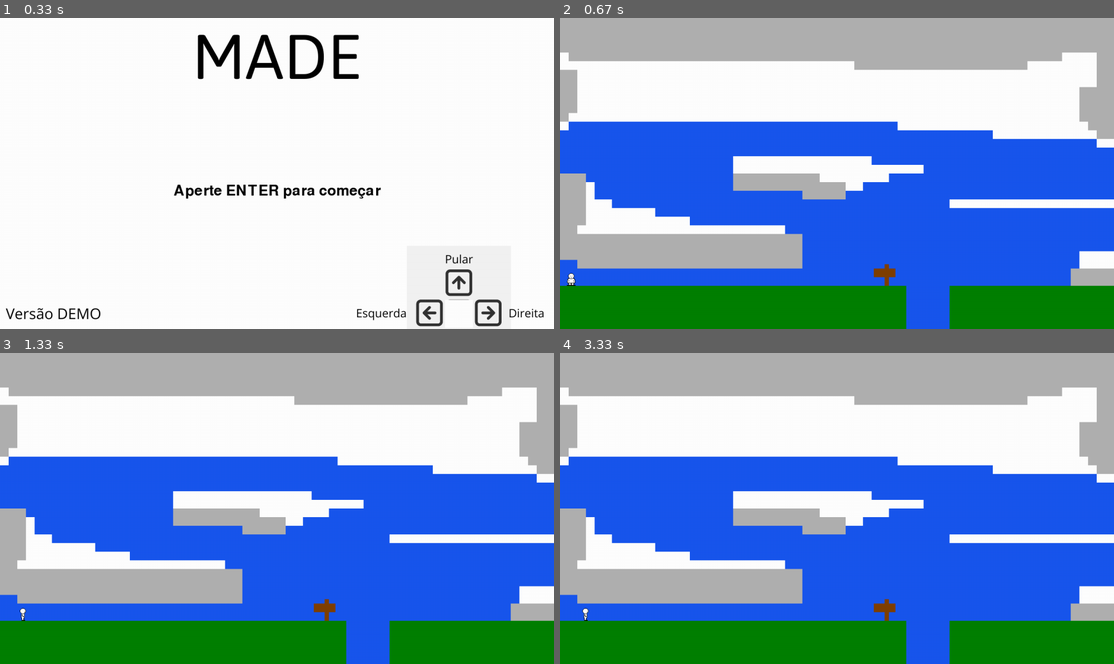
Above: before the commit, frames 1-4 (two rows, left to right).
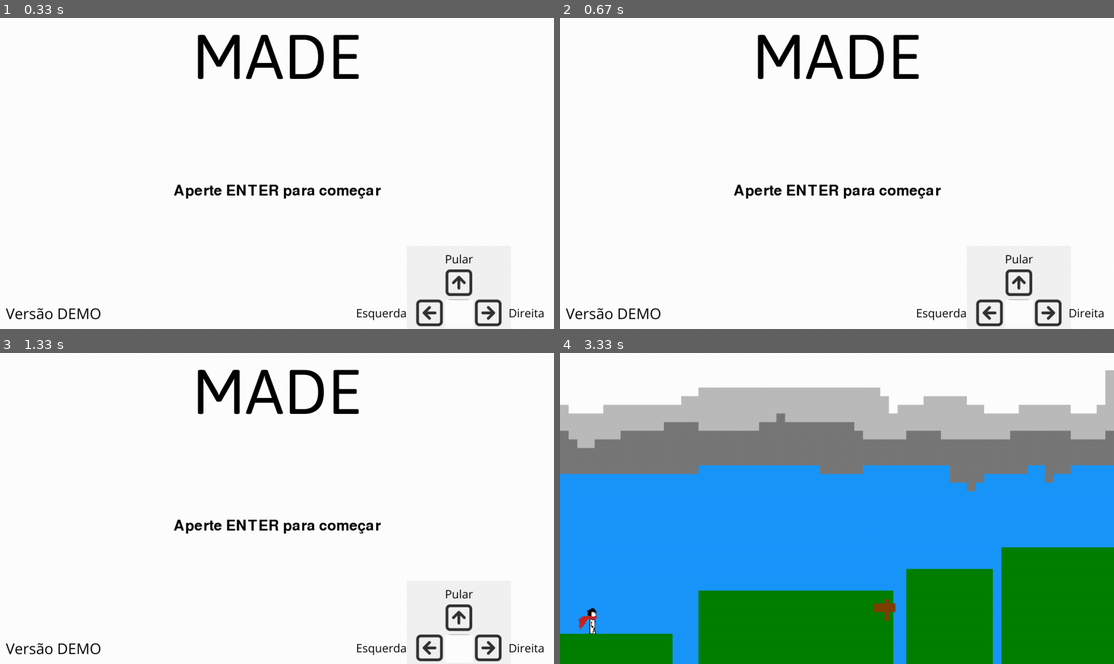
Above: after the commit, the same moments.

Repository: NicoMartins2/MADE-pygame
Game: pygame game, started from main.py
Same seed, same stepped clock (60 frames per second), same inputs: the game is played once before the commit and once after it.
Inputs:
- Up to frame 1 (0.33 s): no input
- Up to frame 2 (0.67 s): tap Enter at 0.33 s
- Up to frame 3 (1.33 s): hold Right from 1.17 s (still down)
- Up to frame 4 (3.33 s): release Right at 1.63 s; hold Left 1.67-2.2 s; hold Up 2.67-3.03 s; hold Right from 3.07 s (still down)

Frame 1 is identical in both runs. In frame 2, 76% of the frame differs, in the area x 0-100%, y 0-100%; in frame 3, 76%; in frame 4, 85%.

Commit message:
added level 3 wind audio + level 3 platforms

Diff:
--- a/code/Game.py
+++ b/code/Game.py
@@ -32,14 +32,14 @@
                 #msg2 = Level(self.window, 'msg2', time_sec=6)
                 #msg2.run()
                 # level2
-                level2 = Level(self.window, 'Level2')
-                level2_result = level2.run()
+                #level2 = Level(self.window, 'Level2')
+                #level2_result = level2.run()
+                # level3
+                #if level2_result is False: # ao cair no buraco, volta para o menu
+                #    continue
                 # msg4
-                msg4 = Level(self.window, 'msg4', time_sec=6)
-                msg4.run()
-                # level3
-                if level2_result is False: # ao cair no buraco, volta para o menu
-                    continue
+                #msg4 = Level(self.window, 'msg4', time_sec=6)
+                #msg4.run()
                 level3 = Level(self.window, 'Level3')
                 level3.run()
             else:
--- a/code/Level.py
+++ b/code/Level.py
@@ -45,10 +45,6 @@
             self.entity_list.append(player)
 
     def run(self):
-        if(self.name == 'Level3'):
-            pygame.mixer_music.load(f'./asset/{self.name}.mp3')
-            pygame.mixer_music.set_volume(0.3)
-            pygame.mixer_music.play(-1)
         clock = pygame.time.Clock()
         if self.time_sec > 0:
             start_ticks = pygame.time.get_ticks()
@@ -75,8 +71,23 @@
                     pygame.Rect(750, WIN_HEIGHT - 150, 10, 50),
                     pygame.Rect(725, WIN_HEIGHT - 140, 50, 20)
                 ]
+            if self.name == 'Level3':
+                level3_platforms = [
+                    pygame.Rect(0, 650, 260, 120),
+                    pygame.Rect(320, 550, 450, 170),
+                    pygame.Rect(800, 500, 200, 220),
+                    pygame.Rect(1020, 450, 260, 270),
+                ]
+                level3_sign = [
+                    pygame.Rect(750, WIN_HEIGHT - 150, 10, 50),
+                    pygame.Rect(725, WIN_HEIGHT - 140, 50, 20)
+                ]
 
             while True:
+                if self.name == 'Level3':
+                    pygame.mixer_music.load(f'./asset/{self.name}.mp3')
+                    pygame.mixer_music.set_volume(0.3)
+                    pygame.mixer_music.play(-1)
                 clock.tick(60)
                 current_time = pygame.time.get_ticks()
 
@@ -137,12 +148,16 @@
                         Level(self.window, 'msg3', time_sec=6).run()
                         return False
                 elif self.name == 'Level3':
-                    left_platform = pygame.Rect(0, WIN_HEIGHT - 100, 800, 100)
-                    right_platform = pygame.Rect(900, WIN_HEIGHT - 100, 800, 100)
-                    pygame.draw.rect(self.window, C_GREEN, left_platform)
-                    pygame.draw.rect(self.window, C_GREEN, right_platform)
+                    for platform in level3_platforms:
+                        pygame.draw.rect(self.window, C_GREEN, platform)
                     pygame.draw.rect(self.window, C_BROWN, (750, WIN_HEIGHT - 150, 10, 50))
                     pygame.draw.rect(self.window, C_BROWN, (725, WIN_HEIGHT - 140, 50, 20))
+                    if player.rect.colliderect(level3_sign[0]) and player.rect.colliderect(level3_sign[1]):
+                        pygame.draw.rect(self.window, C_BLACK, (WIN_WIDTH / 2 - 170, WIN_HEIGHT / 2 - 50, 300, 100))
+                        self.level_text(30, "O caminho é incerto, mas siga em frente.", C_WHITE, (WIN_WIDTH / 2 - 150, WIN_HEIGHT / 2))
+                    if player.rect.top > WIN_HEIGHT:
+                        Level(self.window, 'msg3', time_sec=6).run()
+                        return False
 
                 pygame.display.flip()
 
--- a/code/Player.py
+++ b/code/Player.py
@@ -100,7 +100,7 @@
                 if self.current_sprite == 'stand':
                     self.surf = self.sprites1['stand']
                 else:
-                    if self.animation_timer >= 60 // self.animation_speed:  # 60 FPS
+                    if self.animation_timer >= 60 // self.animation_speed:
                         self.animation_index = (self.animation_index + 1) % len(self.sprites1[self.current_sprite])
                         self.animation_timer = 0
                     self.surf = self.sprites1[self.current_sprite][self.animation_index]
@@ -117,7 +117,7 @@
                 if self.current_sprite == 'stand':
                     self.surf = self.sprites2['stand'][0]
                 else:
-                    if self.animation_timer >= 60 // self.animation_speed:  # 60 FPS
+                    if self.animation_timer >= 60 // self.animation_speed:
                         self.animation_index = (self.animation_index + 1) % len(self.sprites2[self.current_sprite])
                         self.animation_timer = 0
                     self.surf = self.sprites2[self.current_sprite][self.animation_index]
Not shown, added: asset/Level3.mp3
